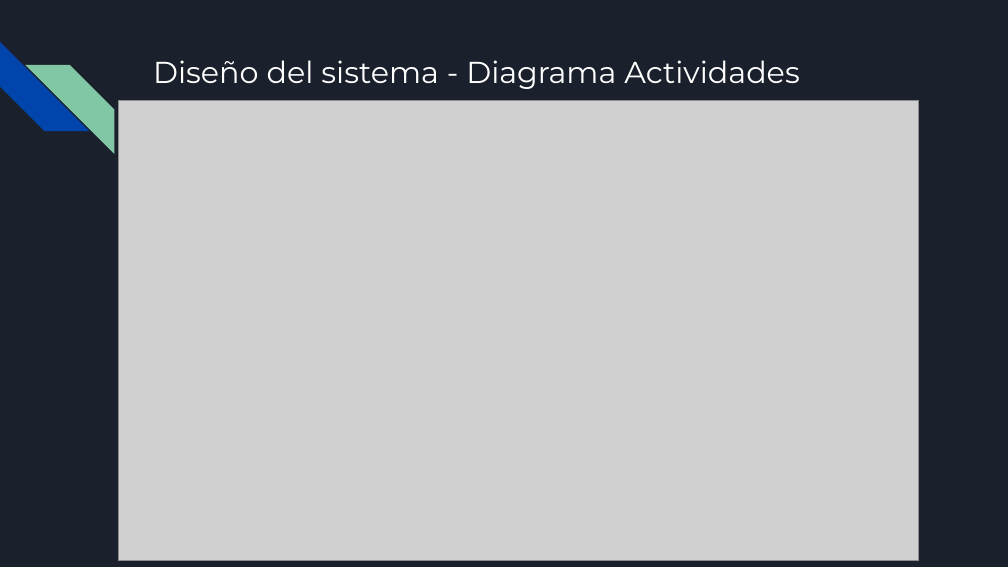
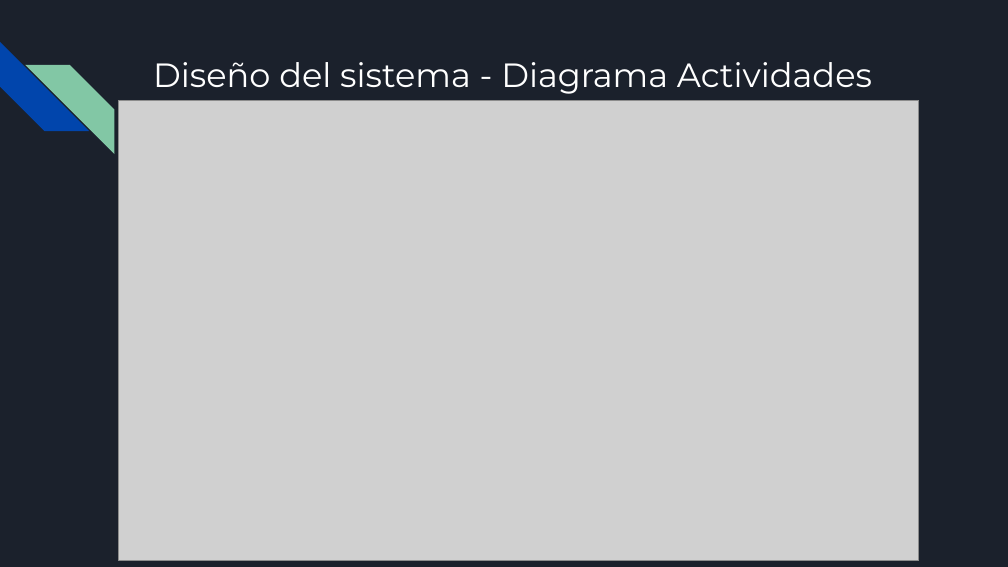
Before and after one commit to Carlos-Pardo-B/GRUPO_1_-Henriquez_Saavedra_Madrid_Pardo, a slide deck: slide 10 of Fase 1/Evidencias Grupales/Presentación Proyecto.pptx. Drawn at 1008x567 pixels with LibreOffice and Linux fonts; fonts in the diff are those of the drawing; grey boxes stand for pictures. Boxes give left, top, right and bottom in pixels: in the first picture for what was removed or moved away, otherwise in the second. Text is boxed around its words. In the diff, an @@ line names an element or a change of style, - is before the commit and + after.

```diff
--- a/Fase 1/Evidencias Grupales/Presentación Proyecto.pptx
+++ b/Fase 1/Evidencias Grupales/Presentación Proyecto.pptx
@@ title "Diseño del sistema - Diagrama ..." at bbox=[153, 62, 872, 94]: size 21.6 to 24 pt @@
```
Also in this commit, not shown: 4 other slides changed.
